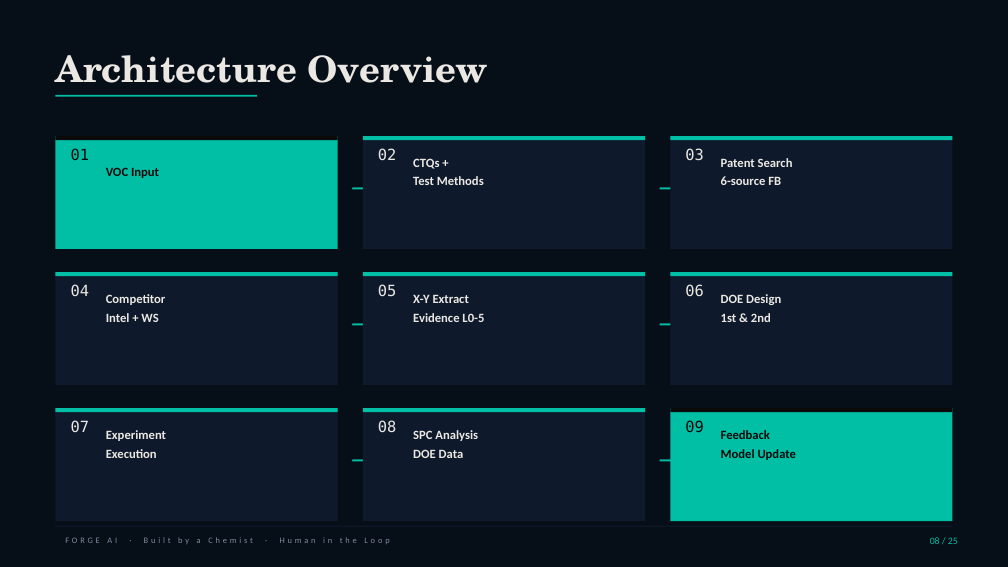
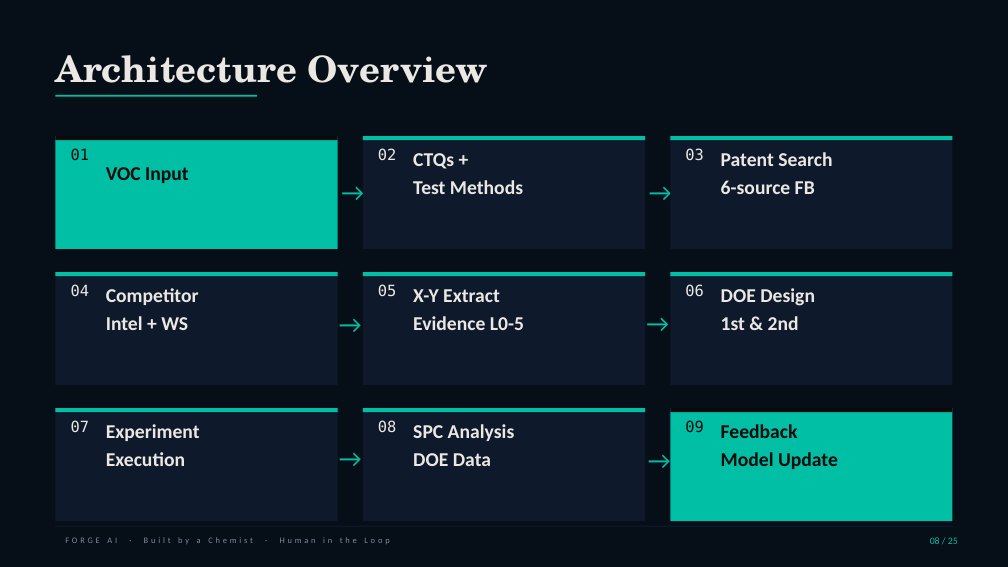
Before and after one commit to newbison/AI_CHEMIST, a slide deck: slide 8 of ppt/FORGE_AI_25_EN.pptx. Drawn at 1008x567 pixels with LibreOffice and Linux fonts; fonts in the diff are those of the drawing. Boxes give left, top, right and bottom in pixels: in the first picture for what was removed or moved away, otherwise in the second. Text is boxed around its words. In the diff, an @@ line names an element or a change of style, - is before the commit and + after.

```diff
--- a/ppt/FORGE_AI_25_EN.pptx
+++ b/ppt/FORGE_AI_25_EN.pptx
@@ text "→": place and size @@
-text "→" at <box>338,171,388,202</box>
+text "→" at <box>328,176,378,207</box>
@@ text "→": place and size @@
-text "→" at <box>645,171,696,202</box>
+text "→" at <box>635,175,685,206</box>
@@ text "→": place and size @@
-text "→" at <box>645,307,696,338</box>
+text "→" at <box>632,306,682,337</box>
@@ size 9 to 14 pt in 9 elements at <box>106,167,189,183</box>, <box>413,153,523,194</box>, <box>721,152,832,194</box>, <box>106,288,199,330</box>, <box>413,289,524,330</box>, <box>721,288,815,330</box>, <box>106,424,200,466</box>, <box>413,424,515,466</box>, <box>721,424,838,469</box> @@
@@ 3 texts: place and size @@
-3 texts at <box>338,307,696,474</box>
+3 texts at <box>326,307,684,475</box>
```
Also in this commit, not shown: 8 other slides changed, 4 other files.
